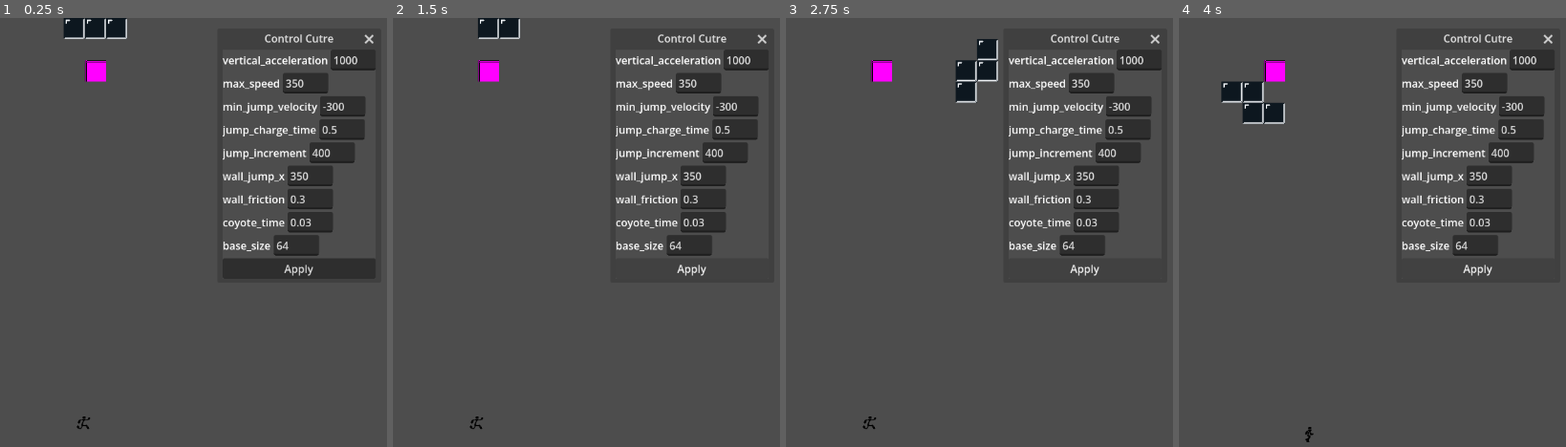
Above: before the commit, frames 1-4 (left to right).
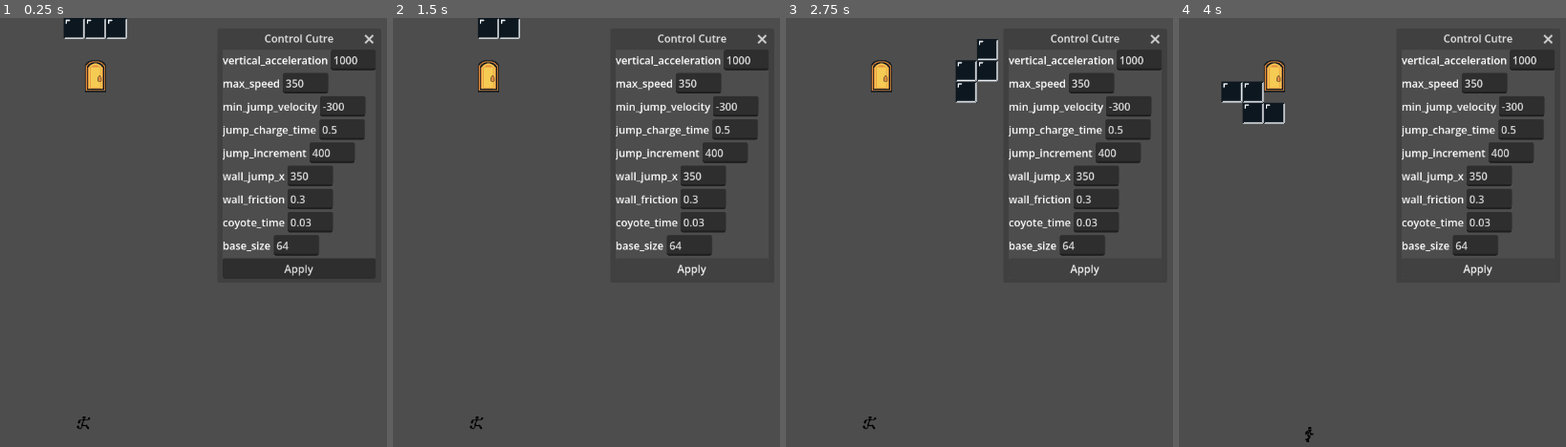
Above: after the commit, the same moments.

Repository: NicoWired/tetrascape
Game: Godot game, scene res://source/main_screens/main/main.tscn
The game is run twice, just before and just after one commit, with the same random seed, the same clock (stepped at 60 frames per second) and the same inputs. The engine's default icon, where the game draws it, is replaced by a stand-in: a white triangle on a blue panel in a dark square.
Inputs:
- Up to frame 1 (0.25 s): no input
- Up to frame 2 (1.5 s): click "Apply" at 0.5 s; hold D (right) from 1.28 s (still down); tap N (drop) at 1.35 s
- Up to frame 3 (2.75 s): keep holding D (right); tap Space (jump) at 1.52, 2.27 s; tap J (rotate_cc) at 2.1 s
- Up to frame 4 (4 s): tap Enter at 2.75 s; release D (right) at 2.78 s; hold A (left) 2.78-3.53 s; tap K (rotate_cw) at 2.85 s; hold D (right) from 3.53 s (still down); tap L (toggle) at 3.6 s; tap Space (jump) at 3.77 s

The runs differ from the first frame. In frame 1, 0.4% of the frame differs, in the area x 21-28%, y 9-18%; in frame 2, 0.4%; in frame 3, 0.4%; in frame 4, 0.4%.

Commit message:
add door sprite

Diff:
--- a/source/props/exit_door.gd
+++ b/source/props/exit_door.gd
@@ -3,7 +3,7 @@
 
 signal player_entered
 
-const DOOR_SHAPE_SCALE: float = 0.5
+const DOOR_SHAPE_SCALE: float = 0.7
 
 @onready var door_area: Area2D = $DoorArea
 @onready var door_collision_shape: CollisionShape2D = $DoorArea/DoorCollisionShape
@@ -31,7 +31,8 @@
 	var door_values = DoorValues.new()
 	door_values.flag_changed.connect(check_player_entered)
 
-	texture.size = Vector2(GameConfig.TILE_SIZE, GameConfig.TILE_SIZE)
+	scale = Vector2(GameConfig.TILE_SIZE / get_rect().end.x, GameConfig.TILE_SIZE / get_rect().end.x)
+
 	door_collision_shape.shape.size = Vector2(
 		GameConfig.TILE_SIZE * DOOR_SHAPE_SCALE, GameConfig.TILE_SIZE * DOOR_SHAPE_SCALE)
 	var door_area_br: Area2D = door_area.duplicate()
@@ -47,9 +48,12 @@
 		(GameConfig.TILE_SIZE - GameConfig.TILE_SIZE * DOOR_SHAPE_SCALE)
 		)
 	var pos_offset: Vector2 = Vector2(
-		GameConfig.TILE_SIZE * DOOR_SHAPE_SCALE / 2.0, GameConfig.TILE_SIZE * DOOR_SHAPE_SCALE / 2.0)
+		GameConfig.TILE_SIZE * DOOR_SHAPE_SCALE / 2.0,
+		GameConfig.TILE_SIZE * DOOR_SHAPE_SCALE / 2.0 + (get_rect().end.y - GameConfig.TILE_SIZE)
+		)
 	door_area.position += pos_offset
 	door_area_br.position += pos_offset
+	door_area_br.position.x += get_rect().end.x - GameConfig.TILE_SIZE
 	add_child(door_area_br)
 
 func check_player_entered(values: DoorValues) -> void:
--- a/source/props/exit_door.tscn
+++ b/source/props/exit_door.tscn
@@ -1,18 +1,17 @@
-[gd_scene load_steps=4 format=3 uid="uid://1sabmrf8e66k"]
+[gd_scene format=3 uid="uid://1sabmrf8e66k"]
 
+[ext_resource type="Texture2D" uid="uid://dr4ecq0fhkprr" path="res://assets/props/door.png" id="1_qg7v3"]
 [ext_resource type="Script" uid="uid://cj3rod0fdlykv" path="res://source/props/exit_door.gd" id="1_qjrui"]
-
-[sub_resource type="PlaceholderTexture2D" id="PlaceholderTexture2D_4rlpu"]
 
 [sub_resource type="RectangleShape2D" id="RectangleShape2D_qjrui"]
 
-[node name="ExitDoor" type="Sprite2D"]
-texture = SubResource("PlaceholderTexture2D_4rlpu")
+[node name="ExitDoor" type="Sprite2D" unique_id=2129260683]
+texture = ExtResource("1_qg7v3")
 centered = false
 script = ExtResource("1_qjrui")
 
-[node name="DoorArea" type="Area2D" parent="."]
+[node name="DoorArea" type="Area2D" parent="." unique_id=1721474075]
 collision_layer = 8
 
-[node name="DoorCollisionShape" type="CollisionShape2D" parent="DoorArea"]
+[node name="DoorCollisionShape" type="CollisionShape2D" parent="DoorArea" unique_id=1311417245]
 shape = SubResource("RectangleShape2D_qjrui")
Binary file added: assets/props/door.png
